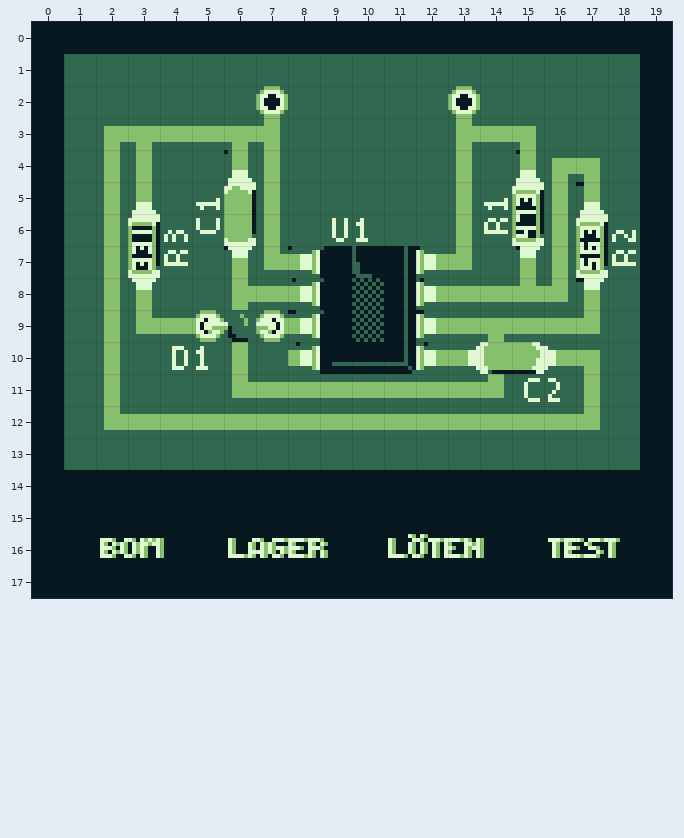
Tiled map, stored at assets/tiles/pcb.tmx. That is the earlier state.
Cells are 8x8 px. Shown: x 0..19, y 0..17.
The result:
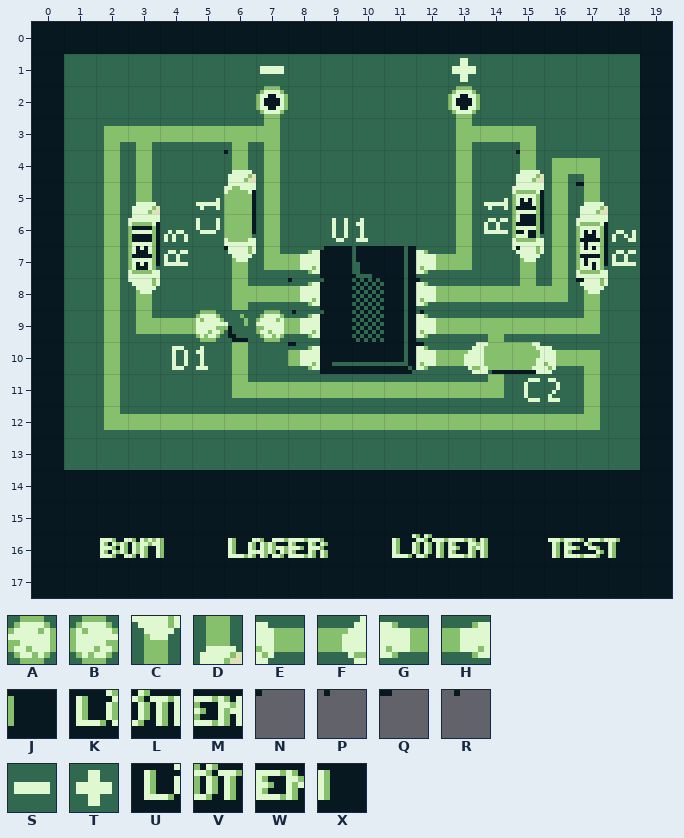
Key: from "tileset": A 66, B 67, C 68, D 69, E 70, F 71, G 74, H 75, J 211, K 216, L 217, M 218, N 992, P 993, Q 994, R 995; from "tileset_pcb": S 18, T 19, U 167, V 168, W 169, X 170.
_ is an empty cell, # one hidden under a higher layer.
Tiles replaced or removed in this view: J, K, L, M, N, P, Q, R.
Tiles of an added or newly shown layer are drawn over the layers below it.
Change:
Changed rows in their new state; . is an unchanged cell.
Layer "Text":
first column x 11:
16 ####
Layer "Platine":
first column x 11:
16 UVWX
Layer "Lot" (now shown):
first column x 3:
 1 ....S.....T....
 4 ...D........D..
 5 D.............D
 7 ...C.H...G..C..
 8 C....H...G....C
 9 ..B.AH...G.....
10 .....H...GF..E.
Layer "index":
first column x 8:
 7 _..._
 8 N...N
 9 P...P
10 Q...Q
